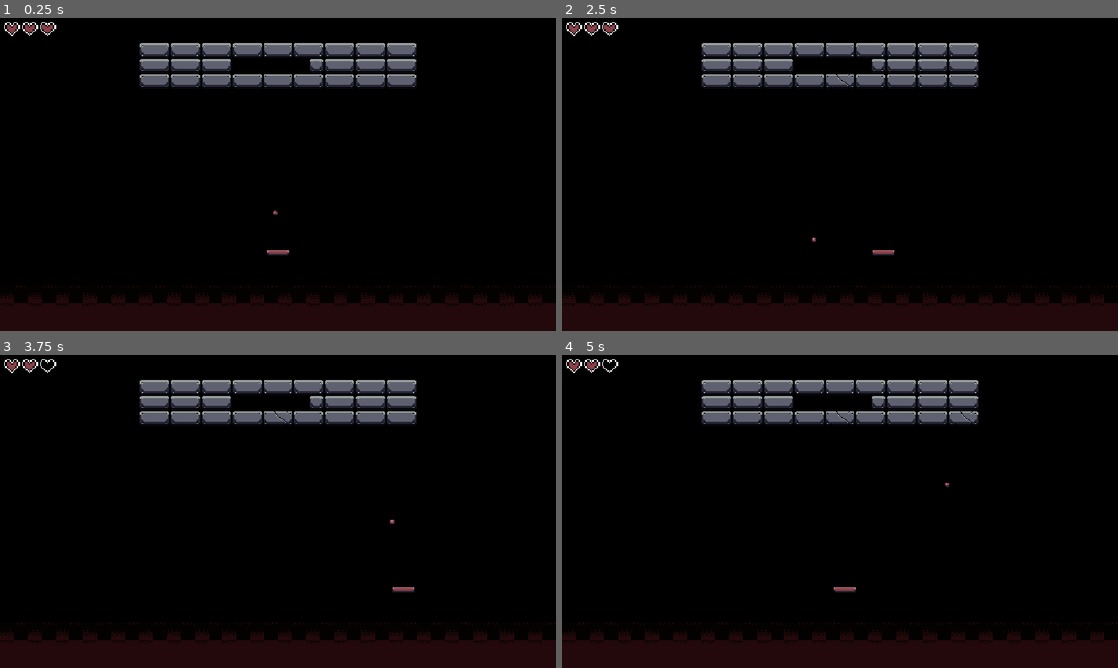
Above: before the commit, frames 1-4 (two rows, left to right).
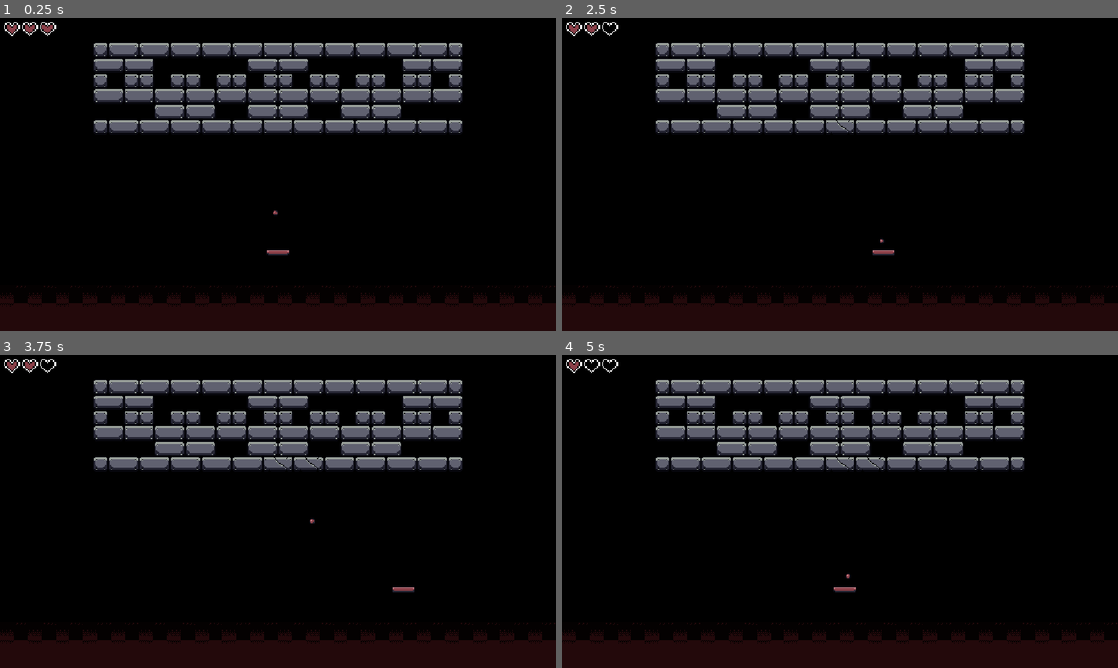
Above: after the commit, the same moments.

Repository: IAidenI/Breakout
Game: Godot game, scene res://main/main.tscn
Two runs of this game, one before a commit and one after it. Both use one fixed random seed, a clock stepped at 60 frames per second and the inputs below.
Inputs:
- Up to frame 1 (0.25 s): no input
- Up to frame 2 (2.5 s): tap Enter at 0.5 s; hold Right (ui_right) 0.53-1.28 s; tap Space at 1.25 s; hold Left (ui_left) 1.28-2.03 s; hold Right (ui_right) from 2.03 s (still down)
- Up to frame 3 (3.75 s): tap Enter at 3.5 s; release Right (ui_right) at 3.53 s; hold Left (ui_left) from 3.53 s (still down)
- Up to frame 4 (5 s): keep holding Left (ui_left); tap Space at 4.25 s

The runs differ from the first frame. In frame 1, 10% of the frame differs, in the area x 16-84%, y 8-37%; in frame 2, 10%, in the area x 7-84%, y 2-72%; in frame 3, 10%; in frame 4, 10%.

Commit message:
feat: ajoute de la victoire

Diff:
--- a/entities/brick/brick.gd
+++ b/entities/brick/brick.gd
@@ -1,6 +1,8 @@
 @tool
 class_name Brick
 extends StaticBody2D
+
+signal destroyed()
 
 enum Type { FLAT, WIDE, SQUARE }
 @export var type :Type:
@@ -31,6 +33,7 @@
 	$Sprite2D.hframes     = data["states"]
 	$Sprite2D.frame       = 0
 
+	$Hitbox.shape = $Hitbox.shape.duplicate()
 	$Hitbox.shape.size.x = data["region"].size.x / data["states"]
 	$Hitbox.shape.size.y = data["region"].size.y
 
@@ -41,6 +44,7 @@
 func hit() -> void:
 	hp -= 1
 	if hp <= 0:
+		destroyed.emit()
 		queue_free()
 	else:
 		$Sprite2D.frame = max_hp - hp
--- a/levels/level_01.tres
+++ b/levels/level_01.tres
@@ -4,6 +4,5 @@
 
 [resource]
 script = ExtResource("1_xsp1e")
-layout = Array[String](["XXXXXXXXX", "XXX.....SXXX", "XXXXXXXXX"])
-type = 1
+layout = Array[String](["......X......", ".....XXX.....", "....XXXXX....", "...XXX.XXX...", "..XXX...XXX..", ".XXXXXXXXXXX.", "XXXXXXXXXXXXX"])
 metadata/_custom_type_script = "uid://hkscrh67h4t0"
--- /dev/null
+++ b/levels/level_02.tres
@@ -0,0 +1,9 @@
+[gd_resource type="Resource" script_class="LevelData" format=3 uid="uid://bx3b424uwppwf"]
+
+[ext_resource type="Script" uid="uid://hkscrh67h4t0" path="res://levels/level_data.gd" id="1_6exii"]
+
+[resource]
+script = ExtResource("1_6exii")
+layout = Array[String](["SXXXXXXXXXXXS", "XX......XX......XX", "S.SS.SS.SS.SS.SS.SS.SS.S", "XXXXXXXXXXXX", "....XX..XX..XX....", "SXXXXXXXXXXXS"])
+type = 1
+metadata/_custom_type_script = "uid://hkscrh67h4t0"
--- a/levels/level_builder.gd
+++ b/levels/level_builder.gd
@@ -1,7 +1,10 @@
 class_name LevelBuilder
 extends Node2D
 
+signal level_cleared()
+
 @export var brick_scene :PackedScene
+var remaining :int = 0
 
 ## Parcourt le layout et construit le niveau
 func build(data: LevelData) -> Vector2:
@@ -31,3 +34,11 @@
 	brick.type = type
 	brick.position = top_left + Brick.get_size_for(type) / 2
 	add_child(brick)
+
+	brick.destroyed.connect(_on_brick_destroyed)
+	remaining += 1
+
+func _on_brick_destroyed() -> void:
+	remaining -= 1
+	if remaining <= 0:
+		level_cleared.emit()
--- a/main/main.gd
+++ b/main/main.gd
@@ -5,6 +5,7 @@
 const TOP_MARGIN := 50.0
 
 func _ready() -> void:
+	# Crée le niveau et en vérifiant les erreurs
 	if not level.validate_level():
 		print("Une erreur à été détecté dans le niveau.")
 		return
@@ -19,6 +20,9 @@
 
 	# Fait apparaitre une balle
 	_respawn_ball()
+
+	# Ecoute si le niveau est terminé ou non
+	$Bricks.level_cleared.connect(_on_level_cleared)
 
 func _respawn_ball() -> void:
 	var paddle_pos: Vector2 = $Arena/Paddle.global_position
@@ -35,3 +39,8 @@
 		_respawn_ball()
 	else:
 		$CanvasLayer/GameOver.visible = true
+		get_tree().paused = true
+
+func _on_level_cleared() -> void:
+	$CanvasLayer/Victory.visible = true
+	get_tree().paused = true
--- a/main/main.tscn
+++ b/main/main.tscn
@@ -2,12 +2,13 @@
 
 [ext_resource type="PackedScene" uid="uid://kgnuerqbsbmh" path="res://arena/arena.tscn" id="1_53q0u"]
 [ext_resource type="Script" uid="uid://jf78vhuwxxxg" path="res://main/main.gd" id="1_pjrb6"]
-[ext_resource type="Resource" uid="uid://d1t83raei1hp" path="res://levels/level_01.tres" id="2_xwkvk"]
+[ext_resource type="Resource" uid="uid://bx3b424uwppwf" path="res://levels/level_02.tres" id="2_67ri8"]
 [ext_resource type="PackedScene" uid="uid://bt0dk0t3wdskm" path="res://entities/brick/brick.tscn" id="3_c651c"]
 [ext_resource type="Script" uid="uid://dqt854ce2uqjo" path="res://levels/level_builder.gd" id="5_3wy1v"]
 [ext_resource type="Texture2D" uid="uid://calwstwj7q0c6" path="res://main/Backround_Tiles.png" id="6_kfbq2"]
 [ext_resource type="PackedScene" uid="uid://b7x4ev550oke6" path="res://ui/hud/hud.tscn" id="7_4dugh"]
 [ext_resource type="PackedScene" uid="uid://cofmc56tb7mtx" path="res://ui/menus/game_over/game_over.tscn" id="8_67ri8"]
+[ext_resource type="PackedScene" uid="uid://cofmc56tb7mtx" path="res://ui/menus/victory/victory.tscn" id="9_grrlh"]
 
 [sub_resource type="TileSetAtlasSource" id="TileSetAtlasSource_4dugh"]
 texture = ExtResource("6_kfbq2")
@@ -27,7 +28,7 @@
 
 [node name="Main" type="Node2D" unique_id=2023419297]
 script = ExtResource("1_pjrb6")
-level = ExtResource("2_xwkvk")
+level = ExtResource("2_67ri8")
 
 [node name="Background" type="TileMapLayer" parent="." unique_id=751900887]
 position = Vector2(0, -24)
@@ -48,3 +49,6 @@
 
 [node name="GameOver" parent="CanvasLayer" unique_id=1088216974 instance=ExtResource("8_67ri8")]
 visible = false
+
+[node name="Victory" parent="CanvasLayer" unique_id=1886279855 instance=ExtResource("9_grrlh")]
+visible = false
--- /dev/null
+++ b/ui/menus/victory/victory.tscn
@@ -0,0 +1,31 @@
+[gd_scene format=3 uid="uid://cofmc56tb7mtx"]
+
+[node name="Victory" type="Control" unique_id=1088216974]
+layout_mode = 3
+anchors_preset = 15
+anchor_right = 1.0
+anchor_bottom = 1.0
+grow_horizontal = 2
+grow_vertical = 2
+
+[node name="ColorRect" type="ColorRect" parent="." unique_id=1774944282]
+layout_mode = 1
+anchors_preset = 15
+anchor_right = 1.0
+anchor_bottom = 1.0
+grow_horizontal = 2
+grow_vertical = 2
+color = Color(0, 0, 0, 0.5019608)
+
+[node name="CenterContainer" type="CenterContainer" parent="." unique_id=1065453094]
+layout_mode = 1
+anchors_preset = 15
+anchor_right = 1.0
+anchor_bottom = 1.0
+grow_horizontal = 2
+grow_vertical = 2
+
+[node name="End" type="Label" parent="CenterContainer" unique_id=2146941564]
+layout_mode = 2
+theme_override_font_sizes/font_size = 40
+text = "VICTORY"
Binary file added: docs/screenshots/game_over.png
Binary file changed: docs/screenshots/gameplay.png
